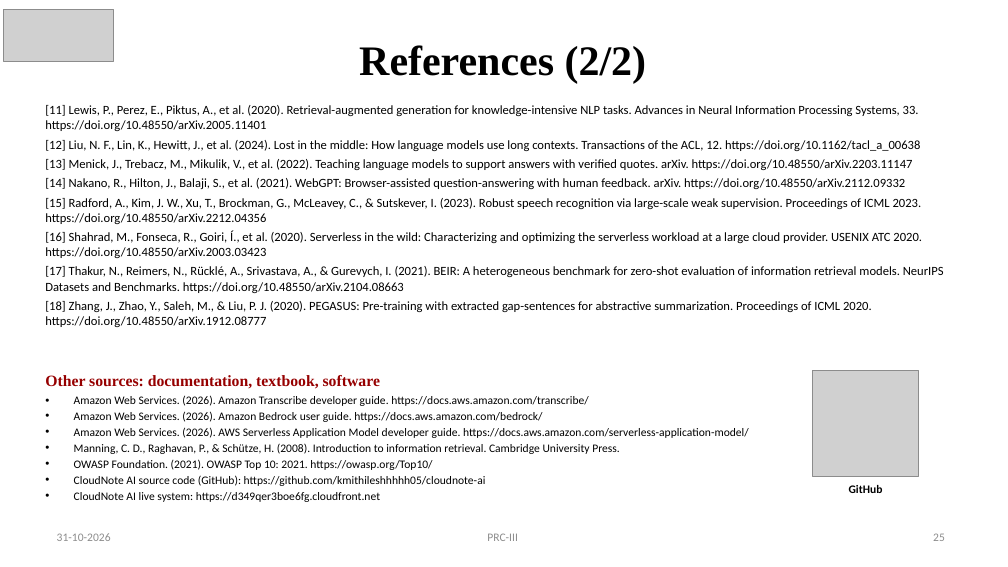
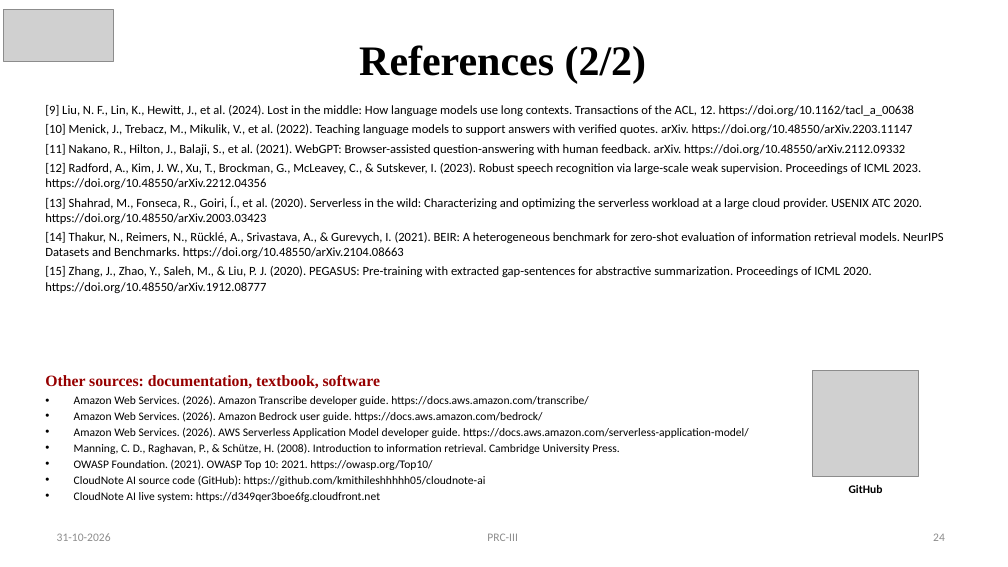
Before and after one commit to kmithileshhhhh05/cloudnote-ai, a slide deck: slide 24 of docs/submission/CloudNote_AI_PRC-III_Review.pptx (slide 25 before the commit). Drawn at 1008x567 pixels with LibreOffice and Linux fonts; fonts in the diff are those of the drawing; grey boxes stand for pictures. Boxes give left, top, right and bottom in pixels: in the first picture for what was removed or moved away, otherwise in the second. Text is boxed around its words. In the diff, an @@ line names an element or a change of style, - is before the commit and + after.

```diff
--- a/docs/submission/CloudNote_AI_PRC-III_Review.pptx
+++ b/docs/submission/CloudNote_AI_PRC-III_Review.pptx
@@ text at bbox=[45, 105, 944, 293]: text changed @@
-[11] Lewis, P., Perez, E., Piktus, A., et al. (2020). Retrieval-augmented generation for knowledge-intensive NLP tasks. Advances in Neural Information Processing Systems, 33. https://doi.org/10.48550/arXiv.2005.11401
-[12] Liu, N. F., Lin, K., Hewitt, J., et al. (2024). Lost in the middle: How language models use long contexts. Transactions of the ACL, 12. https://doi.org/10.1162/tacl_a_00638
-[13] Menick, J., Trebacz, M., Mikulik, V., et al. (2022). Teaching language models to support answers with verified quotes. arXiv. https://doi.org/10.48550/arXiv.2203.11147
-[14] Nakano, R., Hilton, J., Balaji, S., et al. (2021). WebGPT: Browser-assisted question-answering with human feedback. arXiv. https://doi.org/10.48550/arXiv.2112.09332
-[15] Radford, A., Kim, J. W., Xu, T., Brockman, G., McLeavey, C., & Sutskever, I. (2023). Robust speech recognition via large-scale weak supervision. Proceedings of ICML 2023. https://doi.org/10.48550/arXiv.2212.04356
-[16] Shahrad, M., Fonseca, R., Goiri, Í., et al. (2020). Serverless in the wild: Characterizing and optimizing the serverless workload at a large cloud provider. USENIX ATC 2020. https://doi.org/10.48550/arXiv.2003.03423
-[17] Thakur, N., Reimers, N., Rücklé, A., Srivastava, A., & Gurevych, I. (2021). BEIR: A heterogeneous benchmark for zero-shot evaluation of information retrieval models. NeurIPS Datasets and Benchmarks. https://doi.org/10.48550/arXiv.2104.08663
-[18] Zhang, J., Zhao, Y., Saleh, M., & Liu, P. J. (2020). PEGASUS: Pre-training with extracted gap-sentences for abstractive summarization. Proceedings of ICML 2020. https://doi.org/10.48550/arXiv.1912.08777
+[9] Liu, N. F., Lin, K., Hewitt, J., et al. (2024). Lost in the middle: How language models use long contexts. Transactions of the ACL, 12. https://doi.org/10.1162/tacl_a_00638
+[10] Menick, J., Trebacz, M., Mikulik, V., et al. (2022). Teaching language models to support answers with verified quotes. arXiv. https://doi.org/10.48550/arXiv.2203.11147
+[11] Nakano, R., Hilton, J., Balaji, S., et al. (2021). WebGPT: Browser-assisted question-answering with human feedback. arXiv. https://doi.org/10.48550/arXiv.2112.09332
+[12] Radford, A., Kim, J. W., Xu, T., Brockman, G., McLeavey, C., & Sutskever, I. (2023). Robust speech recognition via large-scale weak supervision. Proceedings of ICML 2023. https://doi.org/10.48550/arXiv.2212.04356
+[13] Shahrad, M., Fonseca, R., Goiri, Í., et al. (2020). Serverless in the wild: Characterizing and optimizing the serverless workload at a large cloud provider. USENIX ATC 2020. https://doi.org/10.48550/arXiv.2003.03423
+[14] Thakur, N., Reimers, N., Rücklé, A., Srivastava, A., & Gurevych, I. (2021). BEIR: A heterogeneous benchmark for zero-shot evaluation of information retrieval models. NeurIPS Datasets and Benchmarks. https://doi.org/10.48550/arXiv.2104.08663
+[15] Zhang, J., Zhao, Y., Saleh, M., & Liu, P. J. (2020). PEGASUS: Pre-training with extracted gap-sentences for abstractive summarization. Proceedings of ICML 2020. https://doi.org/10.48550/arXiv.1912.08777
@@ text at bbox=[933, 533, 945, 541]: text changed @@
-25
+24
```
Also in this commit, not shown: 18 other slides changed, 2 slides added, 3 slides removed, 6 other files.
